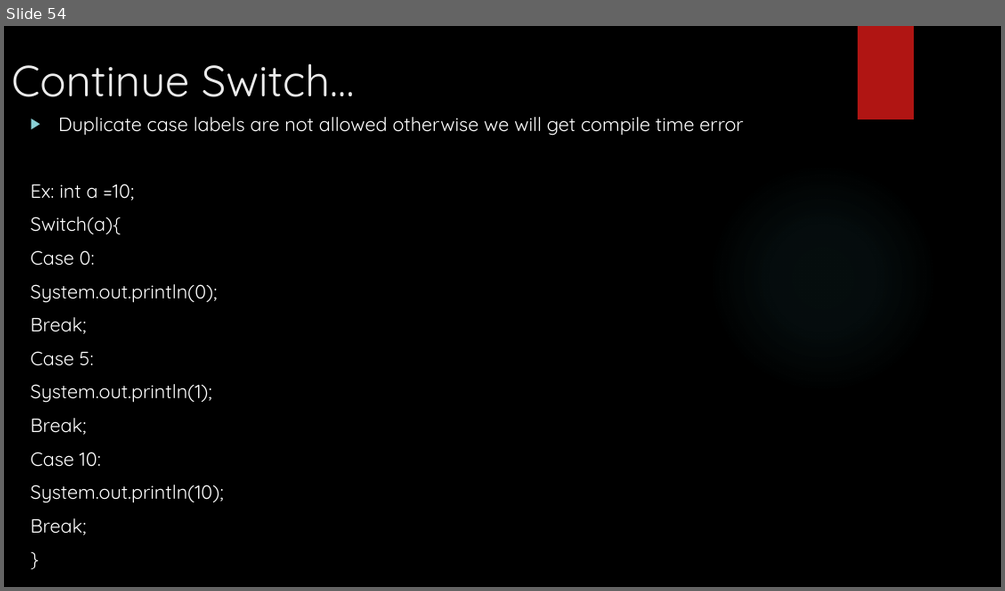
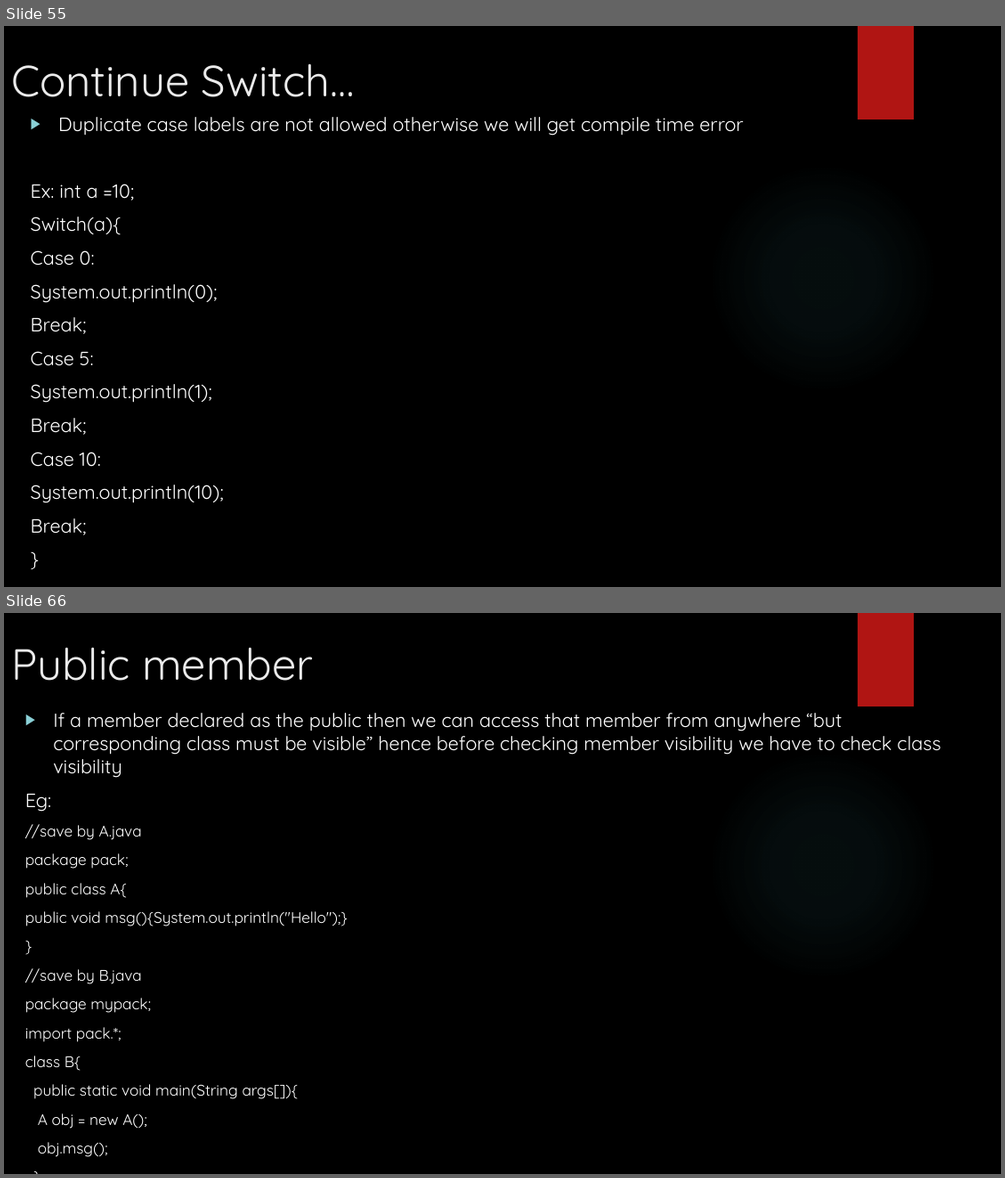
Before and after one commit to Vishalkr1091/JavaTrainingMaterial, a slide deck: Java Training - Sessions.pptx. Shown one above the other, each under a label of ours: slide 54 before the commit, slides 55 and 66 after it; the slides between them are not shown. The pictures are 1005x591 and 1005x1178 pixels, drawn with LibreOffice and Linux fonts; fonts in the diff are those of the drawing; background and template pictures are left out. Boxes give left, top, right and bottom in pixels: in the first picture for what was removed or moved away, otherwise in the second. Text is boxed around its words. In the diff, an @@ line names an element or a change of style, - is before the commit and + after.

```diff
--- a/Java Training - Sessions.pptx
+++ b/Java Training - Sessions.pptx
@@ slide 66 added at [4, 613, 1001, 1174], background picture (left out); not listed: 2 template elements that a slide beside it also shows @@
@@ title added at [11, 647, 313, 681], 42 pt, text #EBEBEB @@
+Public member
@@ text added at [25, 713, 940, 1157], 14.8 pt, text #FFFFFF @@
+▶ If a member declared as the public then we can access that member from anywhere “but corresponding class must be visible” hence before checking member visibility we have to check class visibility
+Eg:
+//save by A.java
+package pack;
+public class A{
+public void msg(){System.out.println("Hello");}
+}
+//save by B.java
+package mypack;
+import pack.*;
+class B{
+public static void main(String args[]){
+A obj = new A();
+obj.msg();
+}
+}
@@ what was slide 54 is now slide 55 @@
```
Also in this commit, not shown: 30 other slides added.
